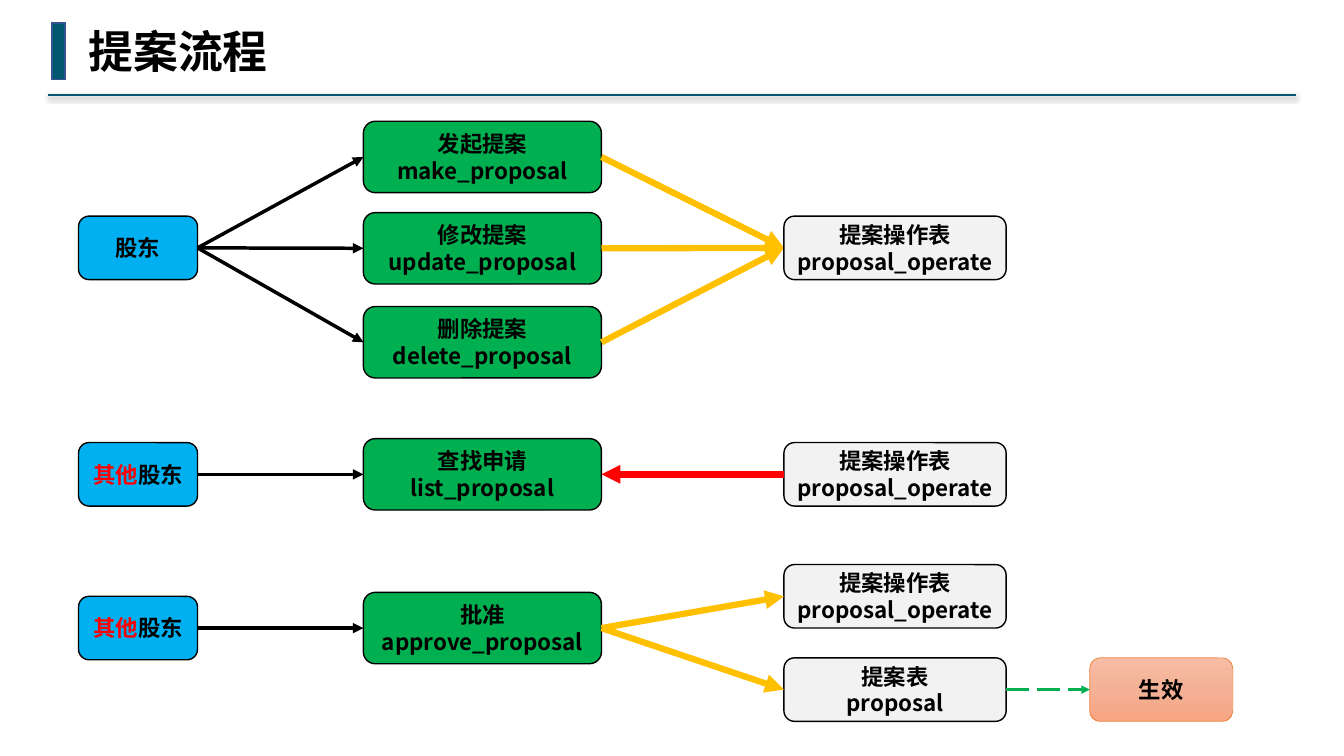
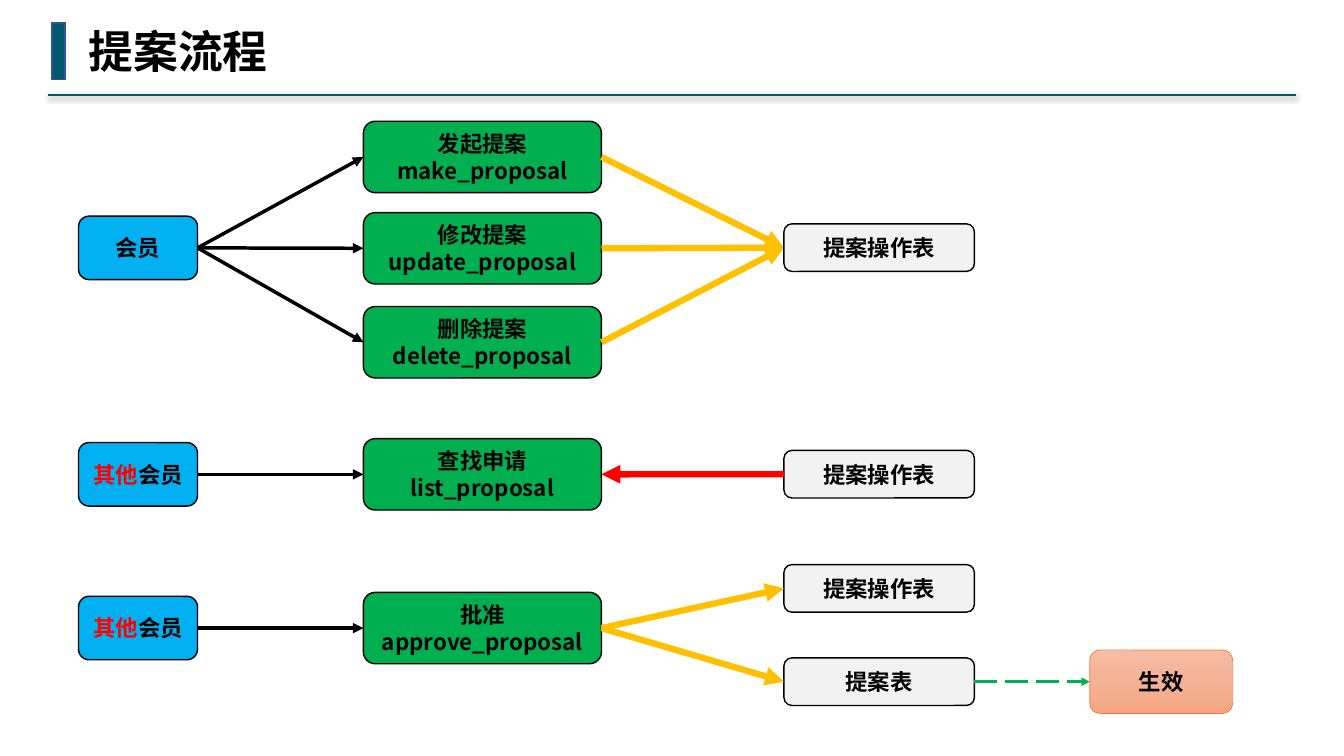
Before and after one commit to buddhachain/buddhaContract, a slide deck: slide 10 of doc/01.基金会.pptx. Drawn at 1344x756 pixels with LibreOffice and Linux fonts; fonts in the diff are those of the drawing. Boxes give left, top, right and bottom in pixels: in the first picture for what was removed or moved away, otherwise in the second. Text is boxed around its words. In the diff, an @@ line names an element or a change of style, - is before the commit and + after.

```diff
--- a/doc/01.基金会.pptx
+++ b/doc/01.基金会.pptx
@@ text in rounded rectangle at bbox=[116, 237, 161, 258]: text changed @@
-股东
+会员
@@ rounded rectangle "提案操作表": place and size @@
-rounded rectangle "提案操作表" at bbox=[784, 216, 1006, 279]
+rounded rectangle "提案操作表" at bbox=[784, 224, 975, 271]
@@ text in rounded rectangle at bbox=[797, 252, 992, 275]: paragraph removed @@
-proposal_operate
@@ text in rounded rectangle at bbox=[93, 464, 182, 485]: text changed @@
-其他股东
+其他会员
@@ rounded rectangle "提案操作表": place and size @@
-rounded rectangle "提案操作表" at bbox=[784, 443, 1006, 506]
+rounded rectangle "提案操作表" at bbox=[784, 451, 975, 498]
@@ text in rounded rectangle at bbox=[797, 478, 992, 501]: paragraph removed @@
-proposal_operate
@@ rounded rectangle "提案操作表": place and size @@
-rounded rectangle "提案操作表" at bbox=[784, 565, 1006, 628]
+rounded rectangle "提案操作表" at bbox=[784, 565, 975, 612]
@@ arrow moved from (602, 628) - (784, 597) to (602, 628) - (784, 589) @@
@@ text in rounded rectangle at bbox=[93, 617, 182, 638]: text changed @@
-其他股东
+其他会员
@@ arrow moved from (602, 628) - (784, 690) to (602, 628) - (784, 682) @@
@@ text in rounded rectangle at bbox=[797, 600, 992, 623]: paragraph removed @@
-proposal_operate
@@ rounded rectangle "提案表": place and size @@
-rounded rectangle "提案表" at bbox=[784, 658, 1006, 722]
+rounded rectangle "提案表" at bbox=[784, 658, 975, 706]
@@ rounded rectangle "生效": place and size @@
-rounded rectangle "生效" at bbox=[1090, 658, 1233, 722]
+rounded rectangle "生效" at bbox=[1090, 650, 1233, 714]
@@ arrow moved from (1006, 690) - (1090, 690) to (975, 682) - (1090, 682) @@
@@ text in rounded rectangle at bbox=[846, 693, 943, 716]: paragraph removed @@
-proposal
```
Also in this commit, not shown: 5 other slides changed, 7 slides removed, 6 other files.
